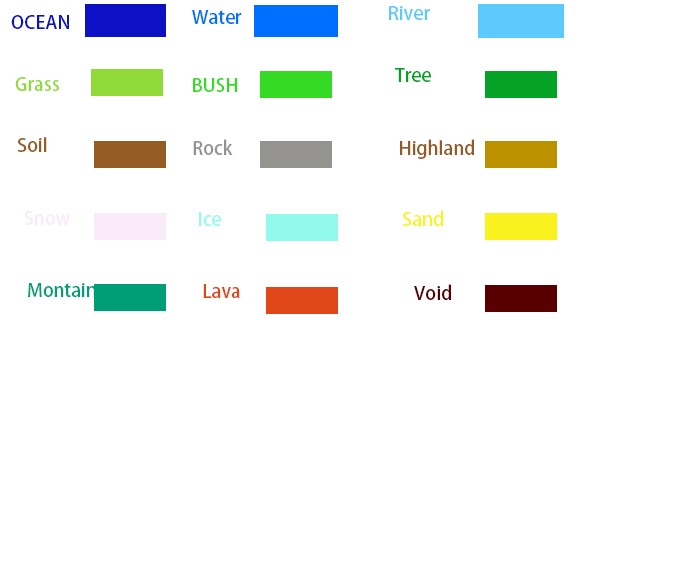
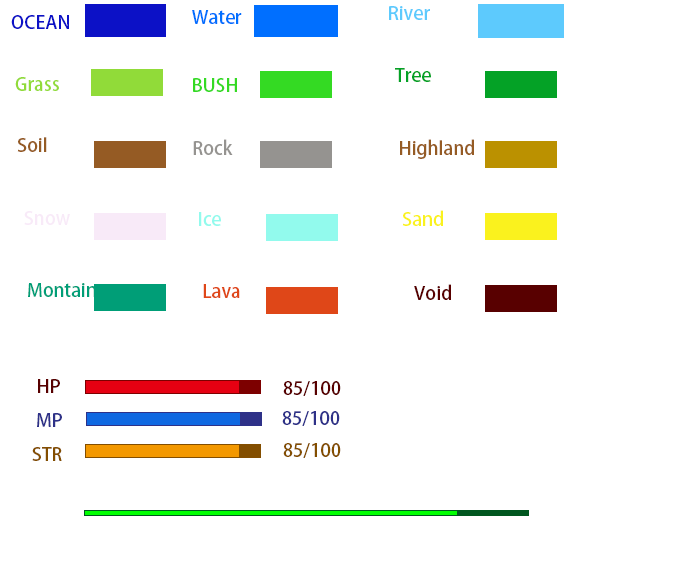
Revision of a layered 689px x 567px image; what changed, layer by layer:
added layer "矩形 6" (1st of 2) above "矩形 6" over left=85, top=511, right=457, bottom=515
added layer "矩形 6" (2nd of 2) above "85/100" over left=84, top=510, right=529, bottom=516
added layer "85/100" (1st of 3) above "85/100" over left=283, top=443, right=341, bottom=458
added layer "85/100" (2nd of 3) above "85/100" over left=282, top=411, right=340, bottom=426
added layer "85/100" (3rd of 3) above "STR" over left=283, top=381, right=341, bottom=396
added layer "STR" above "MP" over left=32, top=447, right=62, bottom=461
added layer "MP" above "HP" over left=37, top=413, right=62, bottom=427
added layer "HP" above "图层 1" over left=38, top=379, right=60, bottom=393
added layer "矩形 5 拷贝 3" (1st of 2) above "矩形 5 拷贝 3" over left=86, top=445, right=239, bottom=457
added layer "矩形 5 拷贝 3" (2nd of 2) above "矩形 5 拷贝 2" over left=85, top=444, right=261, bottom=458
added layer "矩形 5 拷贝 2" (1st of 2) above "矩形 5 拷贝 2" over left=87, top=413, right=240, bottom=425
added layer "矩形 5 拷贝 2" (2nd of 2) above "矩形 5 拷贝" over left=86, top=412, right=262, bottom=426
added layer "矩形 5 拷贝" above "矩形 5" over left=86, top=381, right=239, bottom=393
added layer "矩形 5" above "Void" over left=85, top=380, right=261, bottom=394
